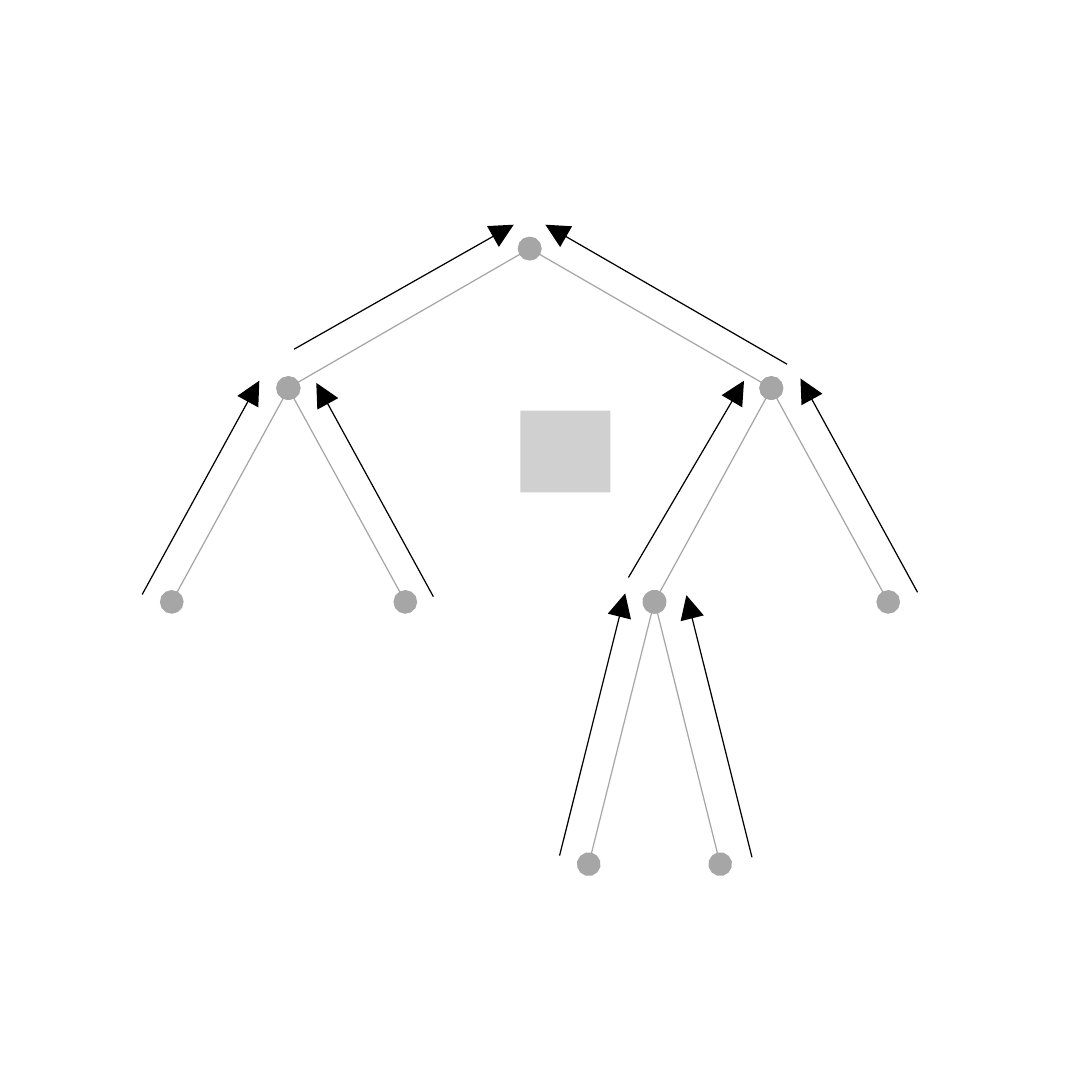
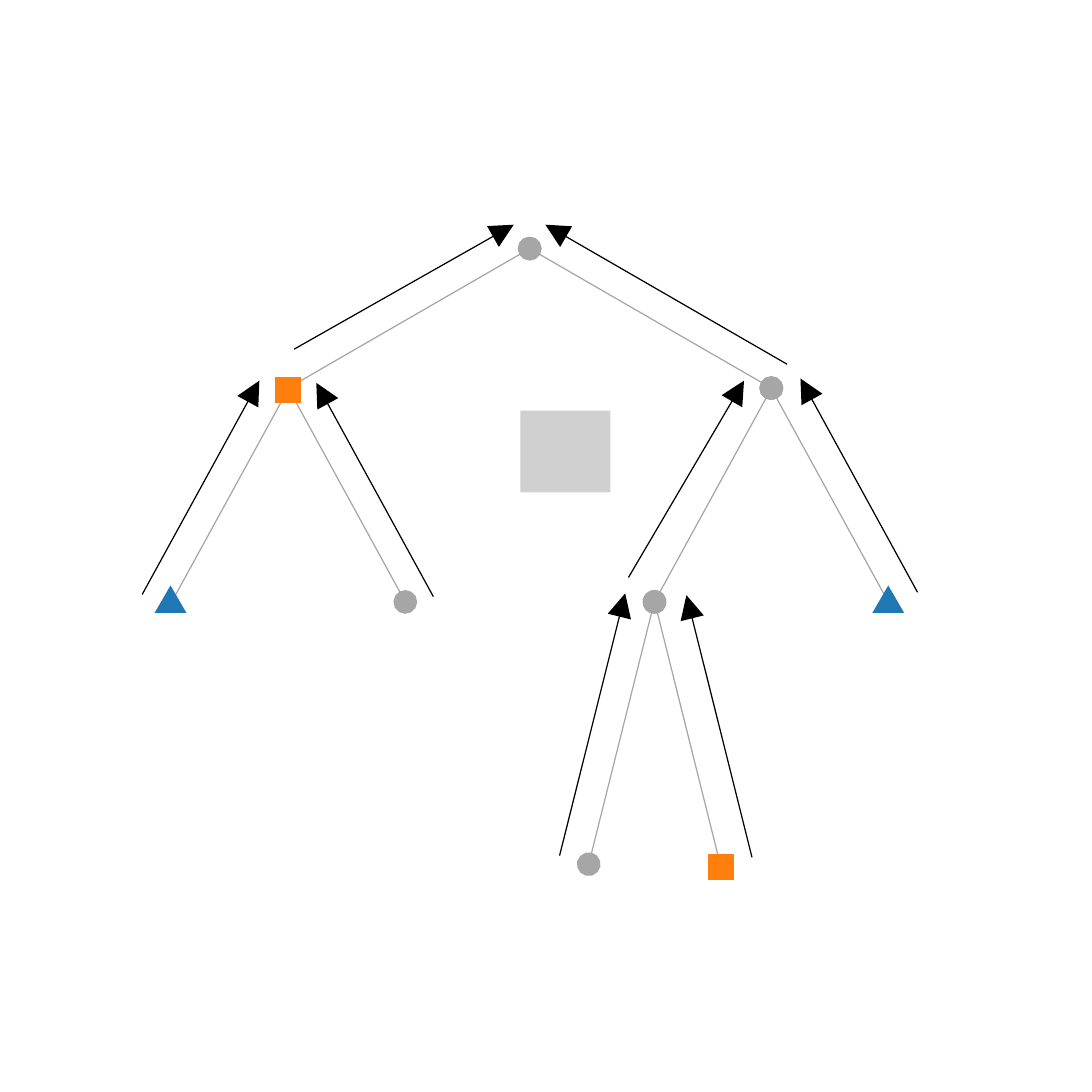
Before and after one commit to eleurent/monte-carlo-graph-search, a slide deck: slide 2 of img/trees.pptx. Drawn at 1092x1092 pixels with LibreOffice and Linux fonts; fonts in the diff are those of the drawing; grey boxes stand for pictures. Boxes give left, top, right and bottom in pixels: in the first picture for what was removed or moved away, otherwise in the second. Text is boxed around its words. In the diff, an @@ line names an element or a change of style, - is before the commit and + after.

```diff
--- a/img/trees.pptx
+++ b/img/trees.pptx
@@ double arrow (288, 388) - (530, 248): double arrow to arrow @@
@@ double arrow (172, 601) - (289, 388): double arrow to line @@
@@ rectangle added at [277,378,302,402], fill #FF7F0E, outline #FF7F0E 1 pt @@
@@ double arrow (406, 601) - (288, 388): double arrow to arrow @@
@@ double arrow removed from (288, 388) to (288, 388) @@
@@ double arrow (887, 601) - (771, 388): double arrow to arrow @@
@@ triangle added at [156,588,184,612], fill #1F77B4, outline #1F77B4 1 pt @@
@@ triangle added at [874,588,901,612], fill #1F77B4, outline #1F77B4 1 pt @@
@@ double arrow removed from (172, 601) to (172, 601) @@
@@ double arrow (719, 863) - (655, 601): double arrow to arrow @@
@@ double arrow removed from (887, 601) to (887, 601) @@
@@ rectangle added at [709,855,733,879], fill #FF7F0E, outline #FF7F0E 1 pt @@
@@ double arrow removed from (719, 863) to (719, 863) @@
```
Also in this commit, not shown: 2 other slides changed, 11 other files.
